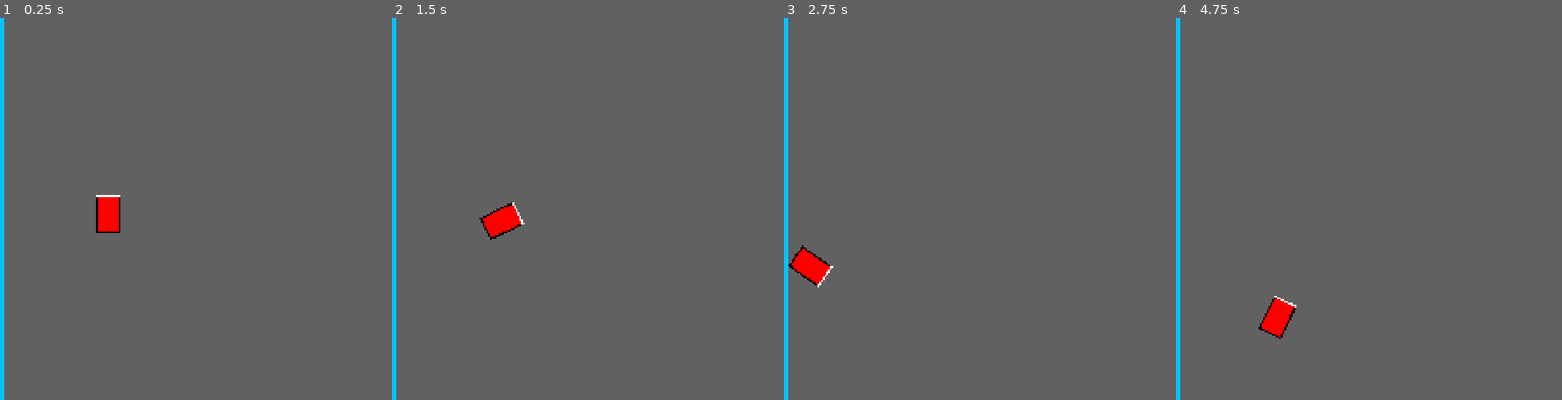
Above: before the commit, frames 1-4 (left to right).
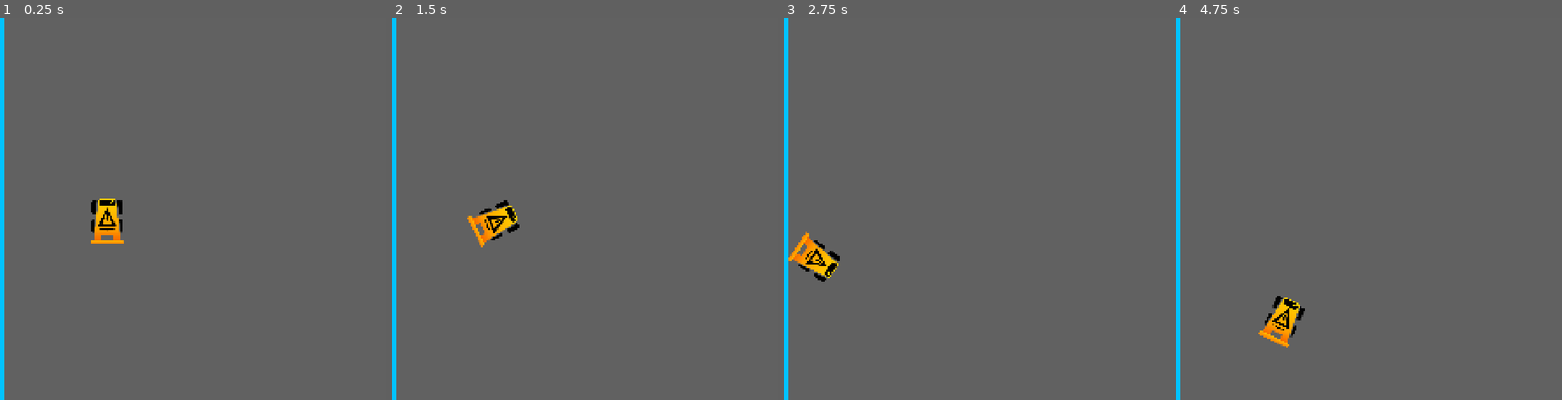
Above: after the commit, the same moments.

Repository: Breadstone58/WriteOfWay
Game: Godot game, scene res://Scenes/Levels/level_0.tscn
Same seed, same stepped clock (60 frames per second), same inputs: the game is played once before the commit and once after it.
Inputs:
- Up to frame 1 (0.25 s): no input
- Up to frame 2 (1.5 s): tap Enter at 0.5 s; hold D (turn_right) 0.53-1.28 s; hold Space (oil) 0.53-1.28 s; hold S (backward) from 1.28 s (still down); tap Space (oil) at 1.35 s
- Up to frame 3 (2.75 s): release S (backward) at 2.03 s; hold D (turn_right) from 2.03 s (still down); hold Space (oil) from 2.03 s (still down)
- Up to frame 4 (4.75 s): release D (turn_right) at 2.78 s; release Space (oil) at 2.78 s; hold W (forward) 2.78-3.53 s; tap Space (oil) at 2.85, 4.35 s; hold Space (oil) 3.53-4.28 s; hold A (turn_left) from 3.53 s (still down)

The runs differ from the first frame. In frame 1, 0.9% of the frame differs, in the area x 23-33%, y 46-60%; in frame 2, 0.9%; in frame 3, 1.0%, in the area x 1-15%, y 55-71%; in frame 4, 1.0%.

Commit message:
YOU CAN DRAW LINES AND MAKE PNGS OH MY GODDDDD

Diff:
--- a/Autoloads/Scenes/line_converter.gd
+++ b/Autoloads/Scenes/line_converter.gd
@@ -7,8 +7,12 @@
 
 
 # Called every frame. 'delta' is the elapsed time since the previous frame.
-func _process(delta: float) -> void:
+func _process(_delta: float) -> void:
 	pass
 
 func _on_line_export(point_array: PackedVector2Array):
-	Line2D.points = point_array
+	print("Export Ran")
+	$Line2D.points = point_array
+	await RenderingServer.frame_post_draw
+	var image: Image = get_texture().get_image()
+	image.save_png("res://saved_image.png")
--- a/Autoloads/Scenes/line_converter.tscn
+++ b/Autoloads/Scenes/line_converter.tscn
@@ -2,9 +2,19 @@
 
 [ext_resource type="Script" uid="uid://depc48s12m1uu" path="res://Autoloads/Scenes/line_converter.gd" id="1_y2dy0"]
 
-[node name="LineEval" type="SubViewport" unique_id=1809580380]
-size = Vector2i(648, 648)
+[node name="SubViewportContainer" type="SubViewportContainer" unique_id=1812720904]
+self_modulate = Color(1, 1, 1, 0)
+offset_right = 40.0
+offset_bottom = 40.0
+
+[node name="LineEval" type="SubViewport" parent="." unique_id=1809580380]
+transparent_bg = true
+handle_input_locally = false
+size = Vector2i(1296, 1296)
+render_target_update_mode = 4
 script = ExtResource("1_y2dy0")
 
-[node name="Line2D" type="Line2D" parent="." unique_id=1256573888]
-default_color = Color(0, 0, 0, 1)
+[node name="Line2D" type="Line2D" parent="LineEval" unique_id=1256573888]
+points = PackedVector2Array(0, 0)
+width = 12.0
+default_color = Color(1, 0, 0, 1)
--- a/Scenes/car.gd
+++ b/Scenes/car.gd
@@ -35,13 +35,14 @@
 
 func _physics_process(delta):
 	get_input()
-	if Input.is_action_pressed("oil"):
+	if Input.is_action_just_pressed("oil"):
 		drawing_active = false
-		#SignalBus.export_line.emit(oil_line.points)
-		var point_array = oil_line.points
+		var point_array: PackedVector2Array = oil_line.points.duplicate()
 		for i in range(point_array.size()):
-			point_array[i].x -= 648
-		print(point_array)
+			var pt: Vector2 = point_array[i]
+			pt.x -= 648.0
+			point_array[i] = pt
+		SignalBus.export_line.emit(point_array)
 	if Input.is_action_pressed("backward"):
 		rotation += rotation_direction * rotation_speed * delta * -1
 	else:
--- a/Scenes/car.tscn
+++ b/Scenes/car.tscn
@@ -1,21 +1,22 @@
 [gd_scene format=3 uid="uid://b1hf1a4452c42"]
 
 [ext_resource type="Script" uid="uid://dybnmhv61iprl" path="res://Scenes/car.gd" id="1_go66d"]
-[ext_resource type="Texture2D" uid="uid://drpwiimjcstcp" path="res://Assets/placeholder_car.png" id="1_wqo35"]
+[ext_resource type="Texture2D" uid="uid://d1xomrsnjit1n" path="res://Assets/car.png" id="2_go66d"]
 
 [sub_resource type="RectangleShape2D" id="RectangleShape2D_ogd8f"]
-size = Vector2(14, 21)
+size = Vector2(132.66667, 192.16667)
 
 [node name="Car" type="CharacterBody2D" unique_id=236793703]
-scale = Vector2(6, 6)
+scale = Vector2(0.8, 0.8)
 script = ExtResource("1_go66d")
 
-[node name="Marker2D" type="Marker2D" parent="." unique_id=547863482]
-position = Vector2(1, 7)
-
 [node name="Sprite2D" type="Sprite2D" parent="." unique_id=1154406391]
-texture = ExtResource("1_wqo35")
+texture = ExtResource("2_go66d")
 
 [node name="CollisionShape2D" type="CollisionShape2D" parent="." unique_id=47072763]
-position = Vector2(1, -3.5)
+position = Vector2(0, 4.416664)
 shape = SubResource("RectangleShape2D_ogd8f")
+
+[node name="Marker2D" type="Marker2D" parent="." unique_id=547863482]
+position = Vector2(0, 60)
+scale = Vector2(0.99999994, 0.99999994)
--- a/project.godot
+++ b/project.godot
@@ -65,6 +65,5 @@
 
 [rendering]
 
-textures/canvas_textures/default_texture_filter=0
 rendering_device/driver.windows="d3d12"
 environment/defaults/default_clear_color=Color(0, 0.7666669, 1, 1)
Binary file added: Assets/car.png
Not shown, added: Assets/car.png.import
Binary file added: saved_image.png
Not shown, added: saved_image.png.import
